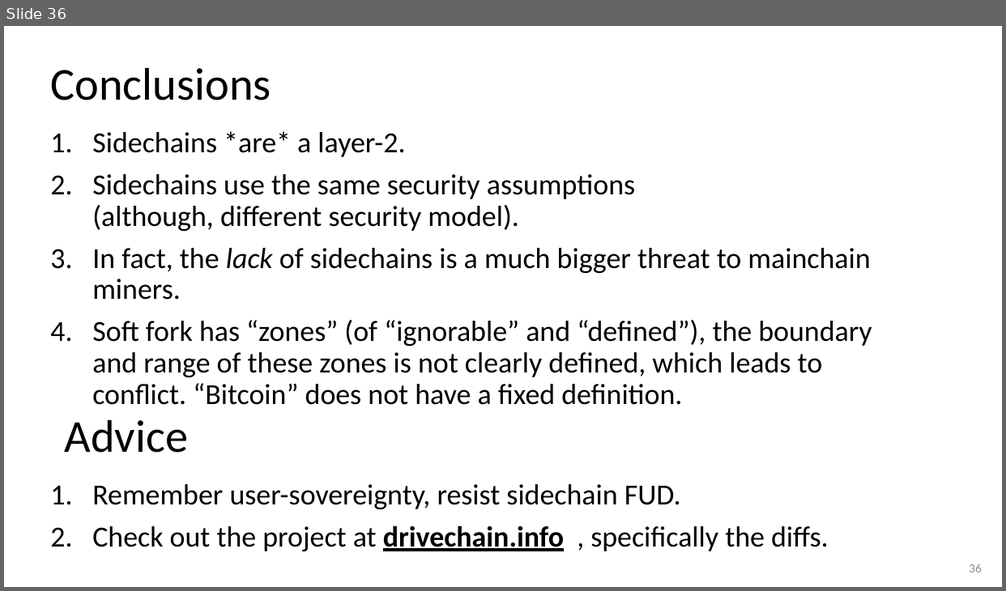
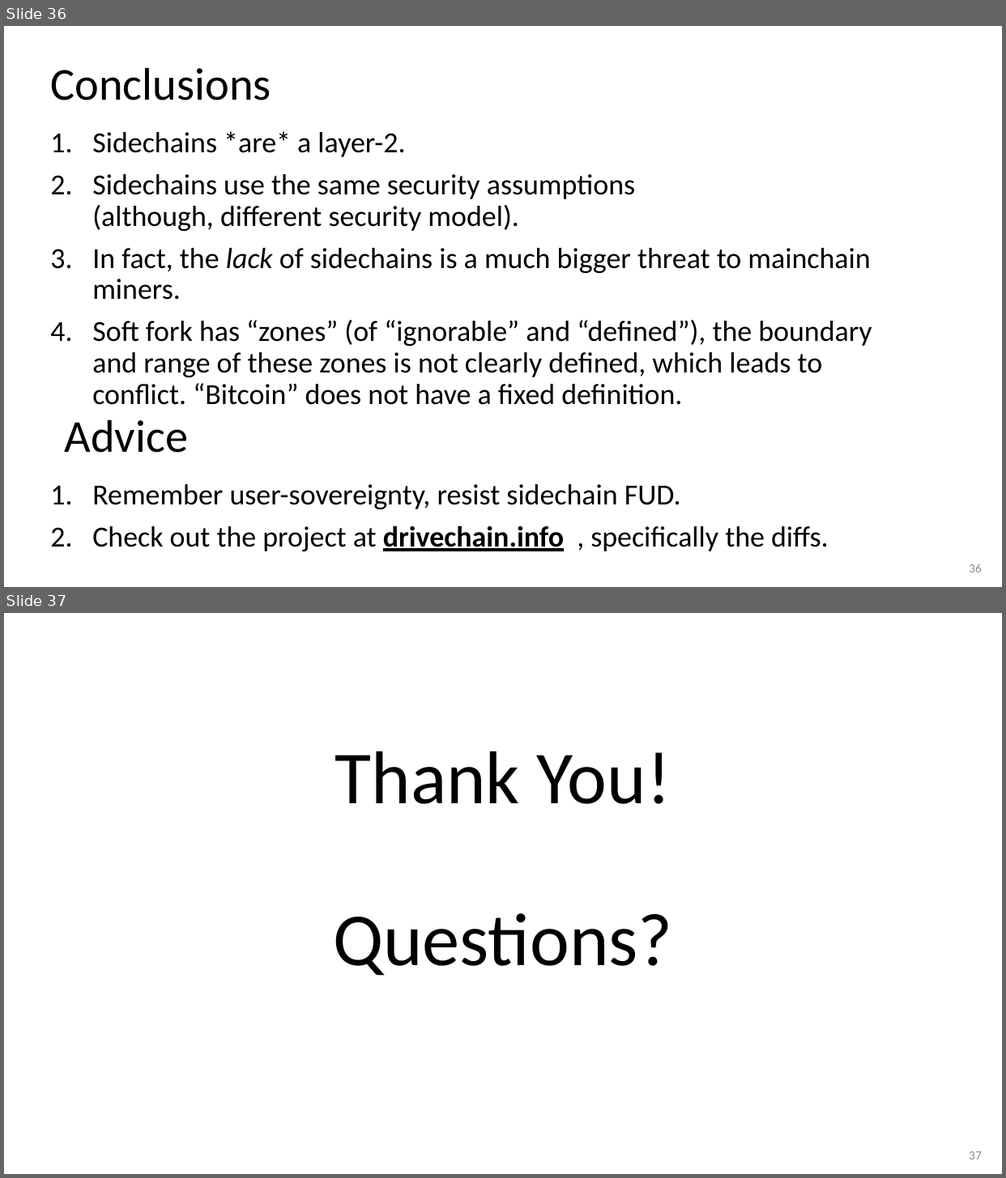
Before and after one commit to drivechain-project/drivechain.info, a slide deck: media/slides/consensus-and-dissent.pptx. Shown one above the other, each under a label of ours: slide 36 before the commit, slides 36 and 37 after it. The pictures are 1006x591 and 1006x1178 pixels, drawn with LibreOffice and Linux fonts; fonts in the diff are those of the drawing. Boxes give left, top, right and bottom in pixels: in the first picture for what was removed or moved away, otherwise in the second. Text is boxed around its words. In the diff, an @@ line names an element or a change of style, - is before the commit and + after.

Commit message:
update presentation

```diff
--- a/media/slides/consensus-and-dissent.pptx
+++ b/media/slides/consensus-and-dissent.pptx
@@ slide 37 added at (4,613,1002,1174), background #FFFFFF @@
@@ title added at (333,752,672,976), 72 pt, text #000000 @@
+Thank You!
+Questions?
@@ page number added at (969,1152,982,1160), 12 pt, text #8C8C8C @@
+37
```
Also in this commit, not shown: 1 slide changed, 1 other file.
